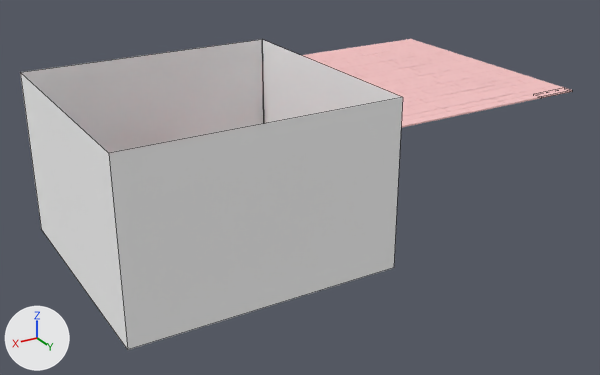
One commit to the FBX model Assets/Models/Music/Music Room 2.fbx: the scene before it, then after it.
Before and after are seen from a 50 mm lens placed at (18.0, 39.3, 22.1), pointed at (-12.9, -12.2, -3.6). Every picture has the same lights, and +X, +Y and +Z are marked at lower left. Mesh edges are drawn as thin lines on the coarser meshes. Where no turn or scale is listed for an object, it has been applied to the vertices.

The older version as bpy lines, for what is in view:
```python
me_mesh_228 = bpy.data.meshes.new('Mesh.228')
me_mesh_228.from_pydata(...)  # 14 vertices, 5 faces; spans x -7.5..7.8, y -7.3..7.5, z 0.0..9.7
# faces by material slot: [4, 1]
me_mesh_228.materials.append(mat_blinn2)  # its picture is missing
me_mesh_228.materials.append(mat_lambert4)  # red #a41939
# before: 4 (-7.5, 7.5, 9.7) at pixel (402, 97), 5 (-7.5, 7.5, 0.0) at pixel (393, 267), 6 (7.8, 7.5, 9.7) at pixel (108, 153), 7 (7.8, 7.5, 0.0) at pixel (127, 349), 8 (7.8, -7.3, 9.7) at pixel (20, 72)
# before: 9 (7.8, -7.3, 0.0) at pixel (41, 229), 10 (-7.5, -7.3, 9.7) at pixel (261, 39), 11 (-7.5, -7.3, 0.0), 12 (-7.5, -7.2, 9.7) at pixel (262, 39), 13 (-7.5, -7.2, 0.0)
ob_wall_and_floor1 = bpy.data.objects.new('Wall_and_Floor1', me_mesh_228)
ob_wall_and_floor1.location = (0.34, -0.25, 0.0)
```
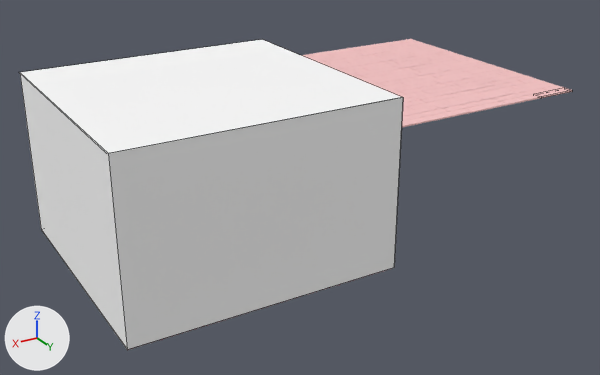
Pixel boxes (x1, y1, x2, y2) of what changed, in the pictures (600 x 375 px):
'Wall_and_Floor1', reshaped: before (20, 39, 403, 350); after (19, 40, 403, 350)

What the commit changed:
me_mesh_228 has 14 vertices, 5 faces and spans x -7.5..7.8, y -7.3..7.5, z 0.0..9.7.
me_mesh_228 is used by ob_wall_and_floor1; location (0.34, -0.25, 0.0).
Verts and faces of me_mesh_228; kept vertices keep their numbers, new ones are numbered from 14.
Part 1, on me_mesh_228:
Vertices deleted: 8 to 11 (with the faces that use them).
Faces deleted: (4, 5, 7, 6).
New vertex 14 is at (7.8, -7.2, 9.7), pixel (19, 72).
New vertex 15 is at (7.8, -7.2, 0.0), pixel (41, 229).
New vertex 16 is at (-7.6, 7.5, 9.7), pixel (403, 97).
New vertex 17 is at (-7.6, 7.5, 0.0), pixel (394, 267).
New vertex 18 is at (7.9, 7.5, 9.7), pixel (106, 153).
New vertex 19 is at (7.9, -7.2, 9.7), pixel (18, 72).
New faces: (12, 14, 15, 13), (6, 7, 15, 14), (6, 16, 17, 7), (4, 18, 19, 12) (mat_blinn2 (its picture is missing)).
